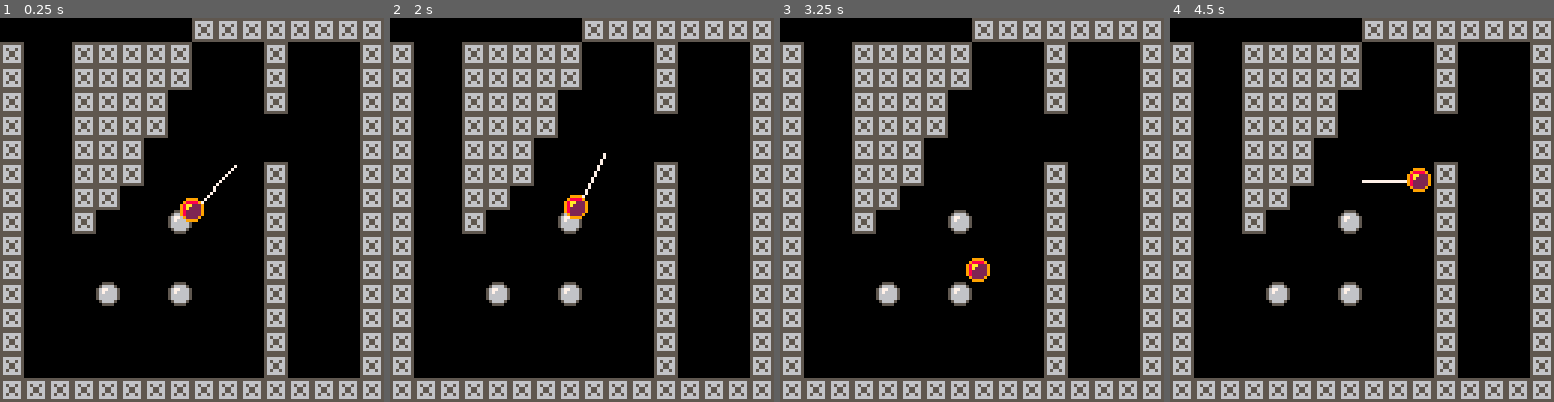
Above: before the commit, frames 1-4 (left to right).
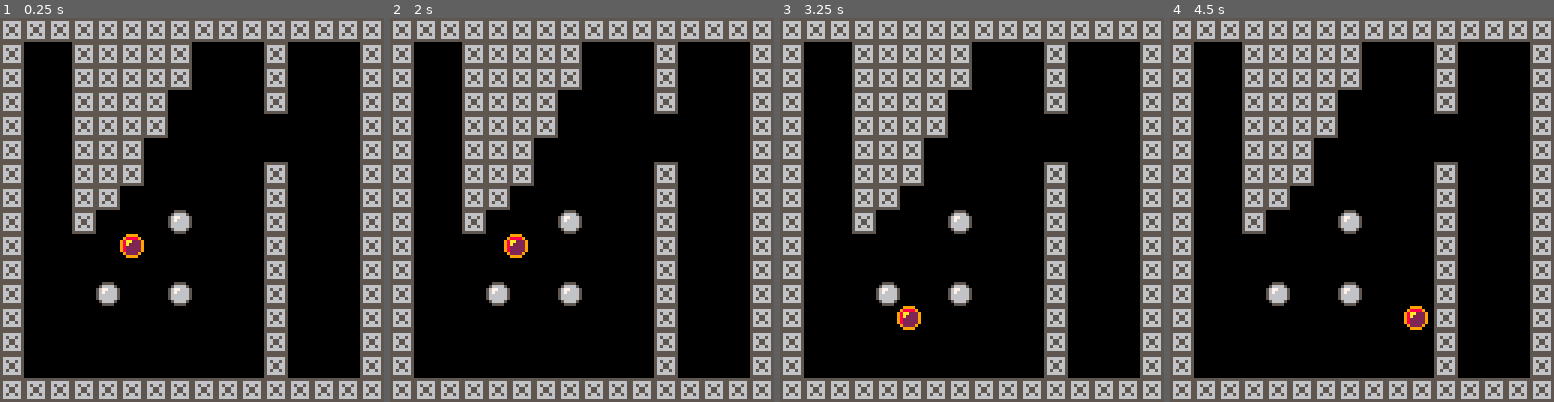
Above: after the commit, the same moments.

Repository: Shfty/carts
Game: PICO-8 cartridge library/collision.p8
The game is run twice, just before and just after one commit, with the same random seed, the same clock (stepped at 60 frames per second) and the same inputs.
Inputs:
- Up to frame 1 (0.25 s): no input
- Up to frame 2 (2 s): hold Left from 1.97 s (still down)
- Up to frame 3 (3.25 s): release Left at 2.37 s; hold Down 2.42-2.82 s; hold Right from 2.87 s (still down)
- Up to frame 4 (4.5 s): release Right at 3.53 s; hold Up 3.58-4.08 s; hold Right from 4.13 s (still down)

The runs differ from the first frame. In frame 1, 3.8% of the frame differs, in the area x 0-62%, y 0-63%; in frame 2, 3.9%, in the area x 0-57%, y 0-63%; in frame 3, 3.8%; in frame 4, 3.9%.

Commit message:
Collision: Implement box/circle normal calculations

Diff:
--- a/library/collision.p8
+++ b/library/collision.p8
@@ -162,10 +162,15 @@
 	hit = d <= cr^2
 
 	if hit then
-		local ux = abs(cp.x) > abs(bp.x+be.x)
-		local uy = abs(cp.y) > abs(bp.y+be.y)
+		local dp = bp-cp
+		local ux = abs(dp.x) > abs(be.x)
+		local uy = abs(dp.y) > abs(be.y)
 		if ux and uy then
-		 -- calculate corner normals
+			local cc = vec2:new()
+			cc.x = bp.x+(be.x*sgn(dp.x))
+			cc.y = bp.y+(be.y*sgn(dp.y))
+		 hd.n = cc - cp
+		 hd.n = hd.n:norm()
 		else
  	 local dp = bp-cp
  		if abs(dp.x) > abs(dp.y) then
@@ -385,6 +390,7 @@
 				}
 
  			if self.bv:isect(bv,hd) then
+ 			--[[
  				line(
  					self.bv.pos.x,
  					self.bv.pos.y,
@@ -392,6 +398,7 @@
  					self.bv.pos.y + hd.n.y*-20,
  					7
  				)
+ 			--]]
 
  				local dp = max(self.vel:dot(hd.n),0)
  				local dpv = hd.n*-dp
@@ -415,7 +422,19 @@
 
 -->8
 -- main
-e = entity:new(64,64,1)
+for x=0,15 do
+	for y=0,15 do
+		local s = mget(x,y)
+		if s == 1 then
+			mset(x,y,0)
+  	e = entity:new(
+  		4+x*8,
+  		4+y*8,
+  		1
+  	)
+  end
+	end
+end
 
 function _update60()
 	cls()
@@ -594,7 +613,7 @@
 0001020100000000000000000000000000000000000000000000000000000000000000000000000000000000000000000000000000000000000000000000000000000000000000000000000000000000000000000000000000000000000000000000000000000000000000000000000000000000000000000000000000000000
 0000000000000000000000000000000000000000000000000000000000000000000000000000000000000000000000000000000000000000000000000000000000000000000000000000000000000000000000000000000000000000000000000000000000000000000000000000000000000000000000000000000000000000
 __map__
-0000000000000000020202020202020200000000000000000000000000000000000000000000000000000000000000000000000000000000000000000000000000000000000000000000000000000000000000000000000000000000000000000000000000000000000000000000000000000000000000000000000000000000
+0202020202020202020202020202020200000000000000000000000000000000000000000000000000000000000000000000000000000000000000000000000000000000000000000000000000000000000000000000000000000000000000000000000000000000000000000000000000000000000000000000000000000000
 0200000202020202000000020000000200000000000000000000000000000000000000000000000000000000000000000000000000000000000000000000000000000000000000000000000000000000000000000000000000000000000000000000000000000000000000000000000000000000000000000000000000000000
 0200000202020202000000020000000200000000000000000000000000000000000000000000000000000000000000000000000000000000000000000000000000000000000000000000000000000000000000000000000000000000000000000000000000000000000000000000000000000000000000000000000000000000
 0200000202020200000000020000000200000000000000000000000000000000000000000000000000000000000000000000000000000000000000000000000000000000000000000000000000000000000000000000000000000000000000000000000000000000000000000000000000000000000000000000000000000000
@@ -603,7 +622,7 @@
 0200000202020000000000020000000200000000000000000000000000000000000000000000000000000000000000000000000000000000000000000000000000000000000000000000000000000000000000000000000000000000000000000000000000000000000000000000000000000000000000000000000000000000
 0200000202000000000000020000000200000000000000000000000000000000000000000000000000000000000000000000000000000000000000000000000000000000000000000000000000000000000000000000000000000000000000000000000000000000000000000000000000000000000000000000000000000000
 0200000200000003000000020000000200000000000000000000000000000000000000000000000000000000000000000000000000000000000000000000000000000000000000000000000000000000000000000000000000000000000000000000000000000000000000000000000000000000000000000000000000000000
-0200000000000000000000020000000200000000000000000000000000000000000000000000000000000000000000000000000000000000000000000000000000000000000000000000000000000000000000000000000000000000000000000000000000000000000000000000000000000000000000000000000000000000
+0200000000010000000000020000000200000000000000000000000000000000000000000000000000000000000000000000000000000000000000000000000000000000000000000000000000000000000000000000000000000000000000000000000000000000000000000000000000000000000000000000000000000000
 0200000000000000000000020000000200000000000000000000000000000000000000000000000000000000000000000000000000000000000000000000000000000000000000000000000000000000000000000000000000000000000000000000000000000000000000000000000000000000000000000000000000000000
 0200000003000003000000020000000200000000000000000000000000000000000000000000000000000000000000000000000000000000000000000000000000000000000000000000000000000000000000000000000000000000000000000000000000000000000000000000000000000000000000000000000000000000
 0200000000000000000000020000000200000000000000000000000000000000000000000000000000000000000000000000000000000000000000000000000000000000000000000000000000000000000000000000000000000000000000000000000000000000000000000000000000000000000000000000000000000000
